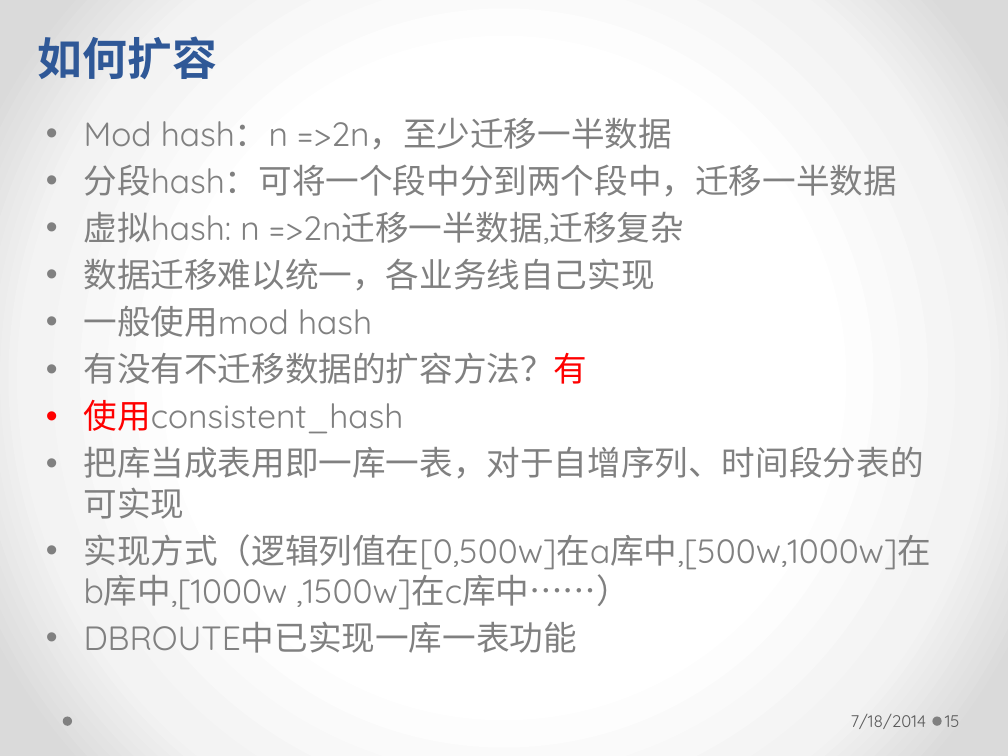
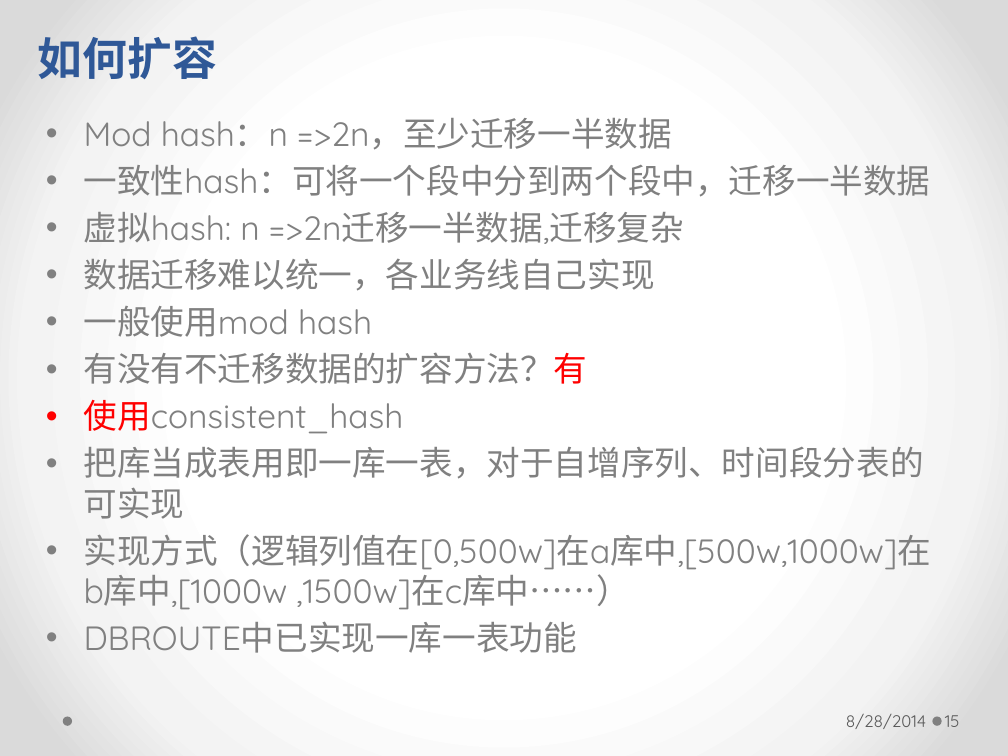
Before and after one commit to longhaisheng/dbroute, a slide deck: slide 15 of dbroute.pptx. Drawn at 1008x756 pixels with LibreOffice and Linux fonts; fonts in the diff are those of the drawing. Boxes give left, top, right and bottom in pixels: in the first picture for what was removed or moved away, otherwise in the second. Text is boxed around its words. In the diff, an @@ line names an element or a change of style, - is before the commit and + after.

```diff
--- a/dbroute.pptx
+++ b/dbroute.pptx
@@ text at <box>84,164,931,197</box>: text changed @@
-• 分段hash：可将一个段中分到两个段中，迁移一半数据
+• 一致性hash：可将一个段中分到两个段中，迁移一半数据
@@ text at <box>846,714,926,729</box>: text changed @@
-7/18/2014
+8/28/2014
```
Also in this commit, not shown: 23 other slides changed, 3 slides added.
